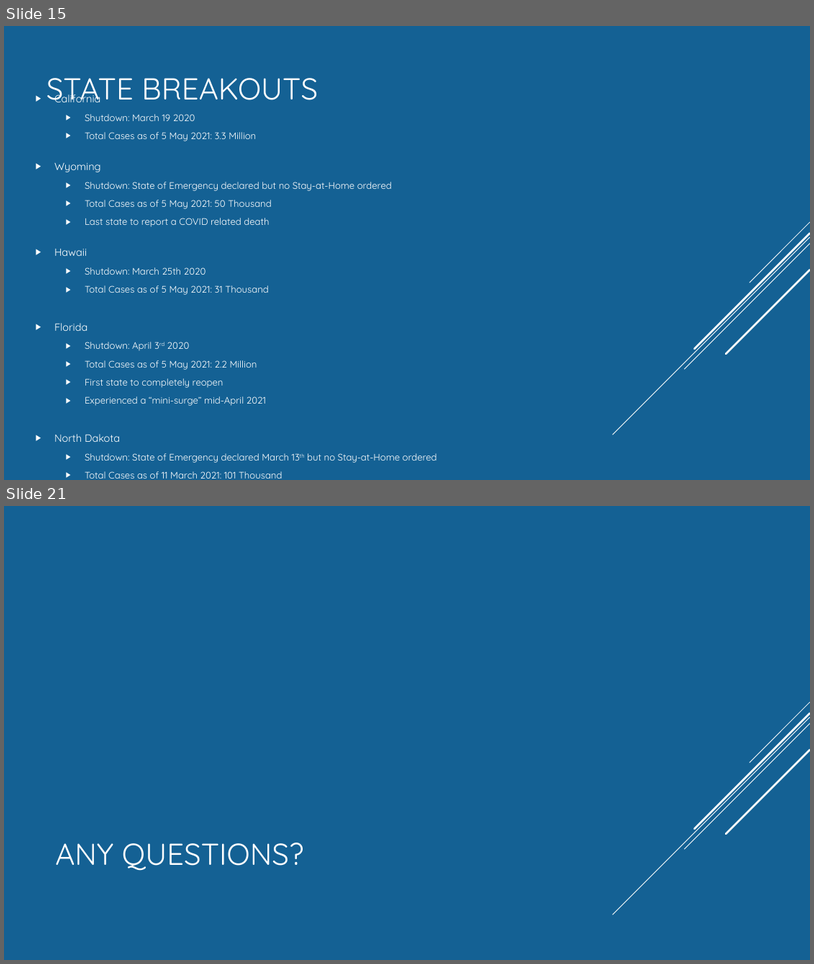
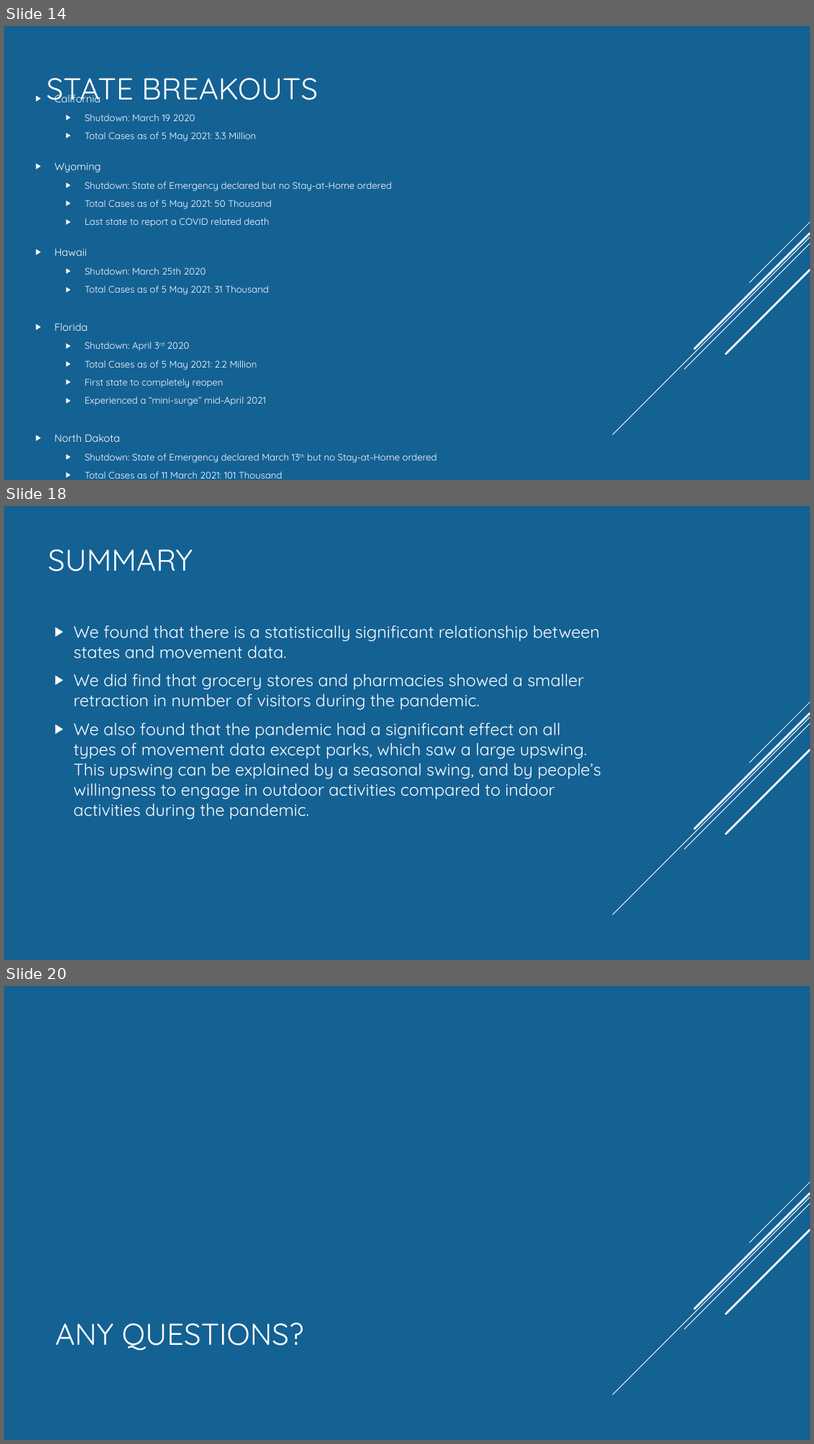
Before and after one commit to Munseaux/Pandemic-Movement, a slide deck: presentation.pptx. Shown one above the other, each under a label of ours: slides 15 and 21 before the commit, slides 14, 18 and 20 after it; the slides between them are not shown. The pictures are 814x964 and 814x1444 pixels, drawn with LibreOffice and Linux fonts; fonts in the diff are those of the drawing. Boxes give left, top, right and bottom in pixels: in the first picture for what was removed or moved away, otherwise in the second. Text is boxed around its words. In the diff, an @@ line names an element or a change of style, - is before the commit and + after.

```diff
--- a/presentation.pptx
+++ b/presentation.pptx
@@ slide 18 added at (4,506,810,960), background #146194; not listed: 5 template elements that a slide beside it also shows @@
@@ title added at (48,549,193,572), 36 pt, text #FFFFFF @@
+SUMMARY
@@ text added at (74,625,602,819), 20 pt, text #FFFFFF @@
+▶ We found that there is a statistically significant relationship between states and movement data.
+▶ We did find that grocery stores and pharmacies showed a smaller retraction in number of visitors during the pandemic.
+▶ We also found that the pandemic had a significant effect on all types of movement data except parks, which saw a large upswing. This upswing can be explained by a seasonal swing, and by people’s willingness to engage in outdoor activities compared to indoor activities during the pandemic.
@@ what was slide 15 is now slide 14 @@
@@ what was slide 21 is now slide 20 @@
```
Also in this commit, not shown: 6 slides changed, 2 slides removed.
